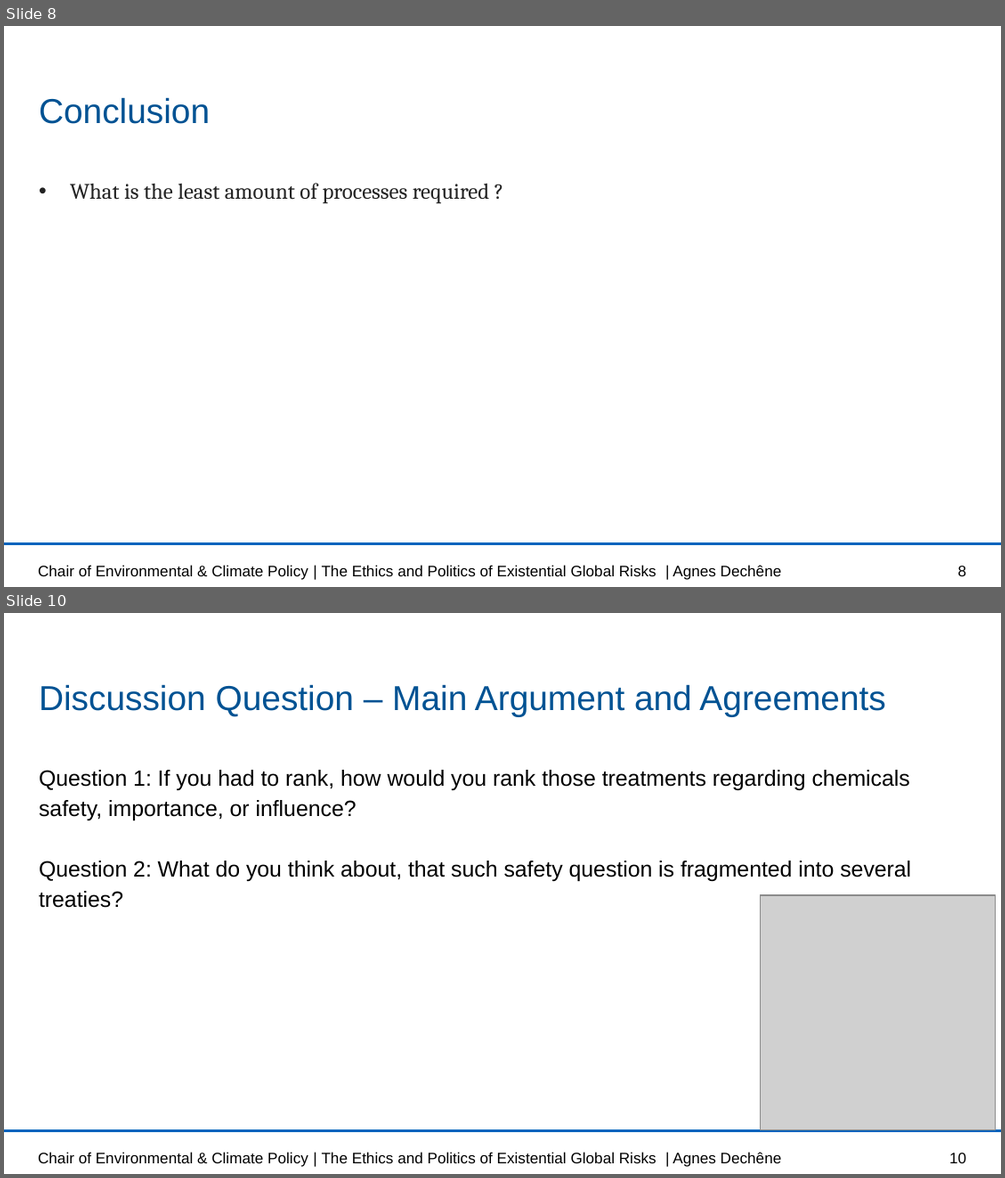
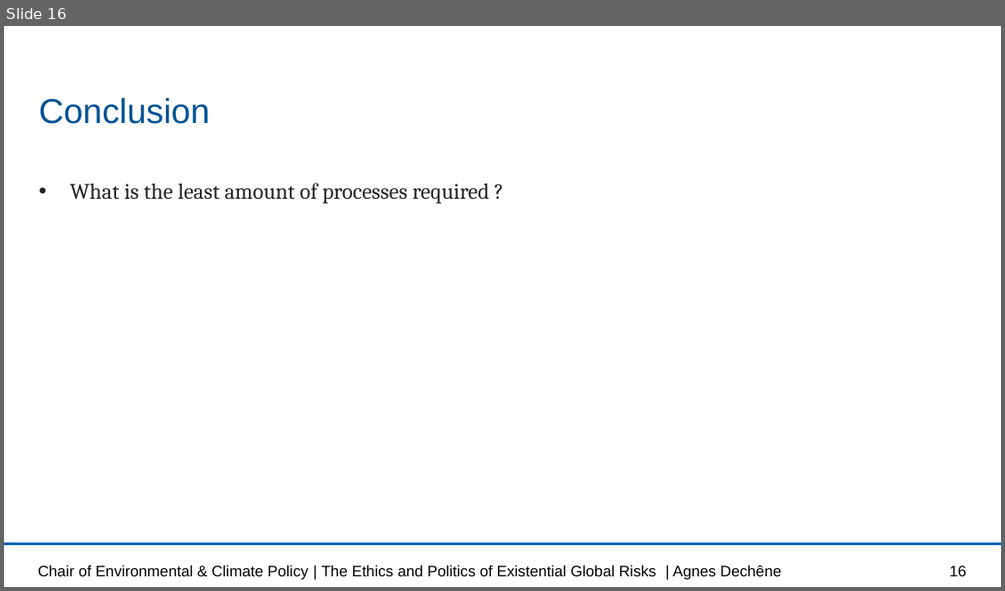
Before and after one commit to lisab00/UncertaintyQuantificationHydrology, a slide deck: MMUQ_task1.pptx. Shown one above the other, each under a label of ours: slides 8 and 10 before the commit, slide 16 after it; the slides between them are not shown. The pictures are 1005x1178 and 1005x591 pixels, drawn with LibreOffice and Linux fonts; fonts in the diff are those of the drawing; grey boxes stand for pictures; background and template pictures are left out. Boxes give left, top, right and bottom in pixels: in the first picture for what was removed or moved away, otherwise in the second. Text is boxed around its words. In the diff, an @@ line names an element or a change of style, - is before the commit and + after.

```diff
--- a/MMUQ_task1.pptx
+++ b/MMUQ_task1.pptx
@@ slide 10 removed at bbox=[4, 613, 1001, 1174], background #FFFFFF; not listed: 1 template element that a slide beside it also shows @@
@@ title removed at bbox=[39, 684, 885, 716] @@
-Discussion Question – Main Argument and Agreements
@@ text removed at bbox=[39, 770, 911, 908] @@
-Question 1: If you had to rank, how would you rank those treatments regarding chemicals safety, importance, or influence?
-Question 2: What do you think about, that such safety question is fragmented into several treaties?
@@ picture removed at bbox=[760, 895, 995, 1130] @@
@@ text removed at bbox=[38, 1151, 782, 1167] @@
-Chair of Environmental & Climate Policy | The Ethics and Politics of Existential Global Risks | Agnes Dechêne
@@ page number removed at bbox=[949, 1152, 966, 1163] @@
-10
@@ what was slide 8 is now slide 16 @@
@@ page number at bbox=[949, 565, 966, 576]: text changed @@
-8
+16
```
Also in this commit, not shown: 5 slides changed, 4 slides added, 22 other slides removed.
